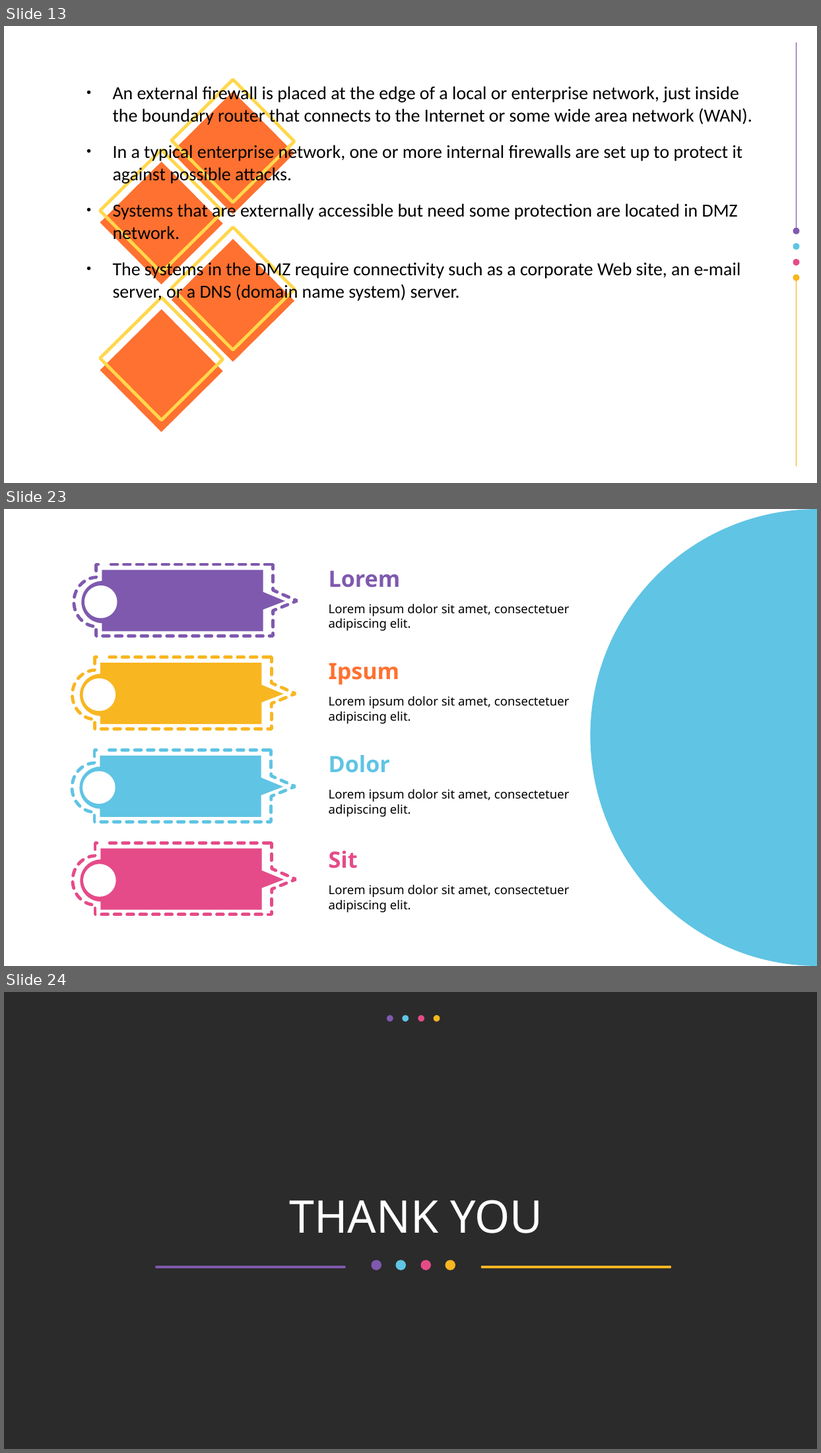
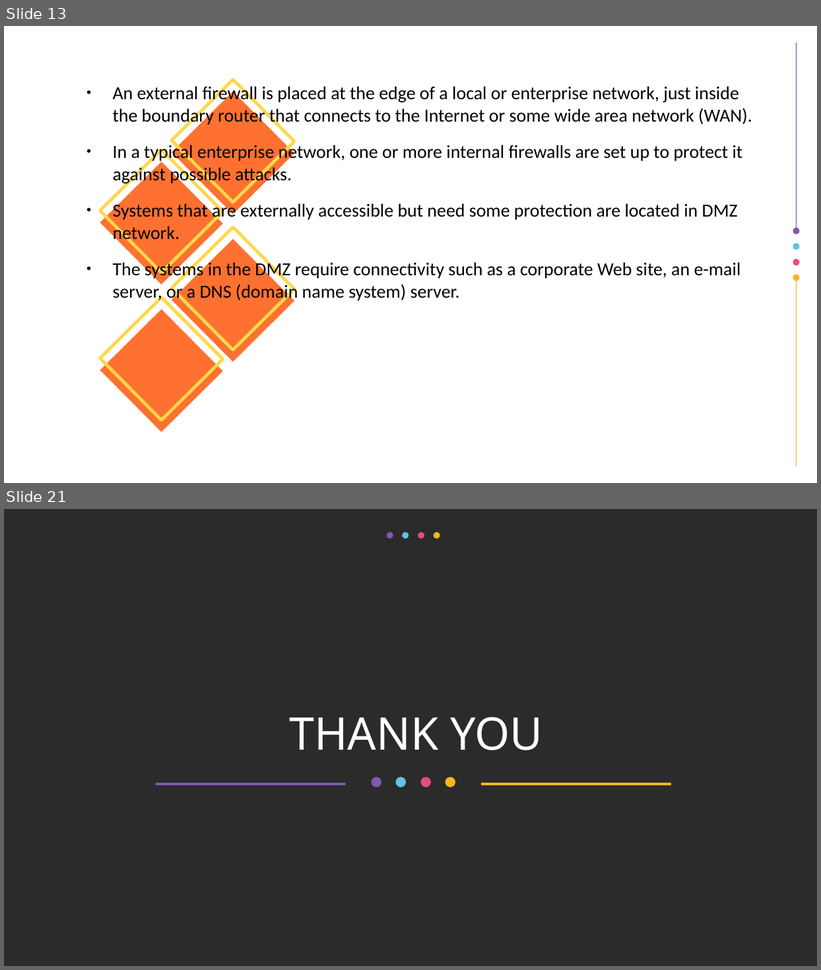
Before and after one commit to Dihfahsih1/Masters-Software-Engineering, a slide deck: yr-sem1/System and Network Security/network-security-assignment.odp. Shown one above the other, each under a label of ours: slides 13, 23 and 24 before the commit, slides 13 and 21 after it; the slides between them are not shown. The pictures are 821x1453 and 821x970 pixels, drawn with LibreOffice and Linux fonts; fonts in the diff are those of the drawing; background and template pictures are left out; a plain dark background stands for a picture behind light text. Boxes give left, top, right and bottom in pixels: in the first picture for what was removed or moved away, otherwise in the second. Text is boxed around its words. In the diff, an @@ line names an element or a change of style, - is before the commit and + after.

```diff
--- a/yr-sem1/System and Network Security/network-security-assignment.odp
+++ b/yr-sem1/System and Network Security/network-security-assignment.odp
@@ slide 23 removed at <box>4,509,817,966</box>, background #FFFFFF @@
@@ freeform shape removed at <box>591,509,817,966</box> @@
@@ group removed at <box>74,564,298,657</box>: 58 freeform shapes @@
@@ title removed at <box>329,570,401,588</box> @@
-Lorem
@@ title removed at <box>329,604,570,631</box> @@
-Lorem ipsum dolor sit amet, consectetuer adipiscing elit.
@@ group removed at <box>73,657,296,729</box>: 32 freeform shapes @@
@@ title removed at <box>329,663,400,685</box> @@
-Ipsum
@@ title removed at <box>329,696,570,724</box> @@
-Lorem ipsum dolor sit amet, consectetuer adipiscing elit.
@@ group removed at <box>72,751,296,823</box>: 45 freeform shapes @@
@@ title removed at <box>329,755,390,773</box> @@
-Dolor
@@ title removed at <box>329,789,570,817</box> @@
-Lorem ipsum dolor sit amet, consectetuer adipiscing elit.
@@ group removed at <box>73,843,296,916</box>: 45 freeform shapes @@
@@ title removed at <box>329,851,358,869</box> @@
-Sit
@@ title removed at <box>329,885,570,913</box> @@
-Lorem ipsum dolor sit amet, consectetuer adipiscing elit.
@@ what was slide 24 is now slide 21 @@
```
Also in this commit, not shown: 7 slides added, 9 other slides removed, 10 other files.
